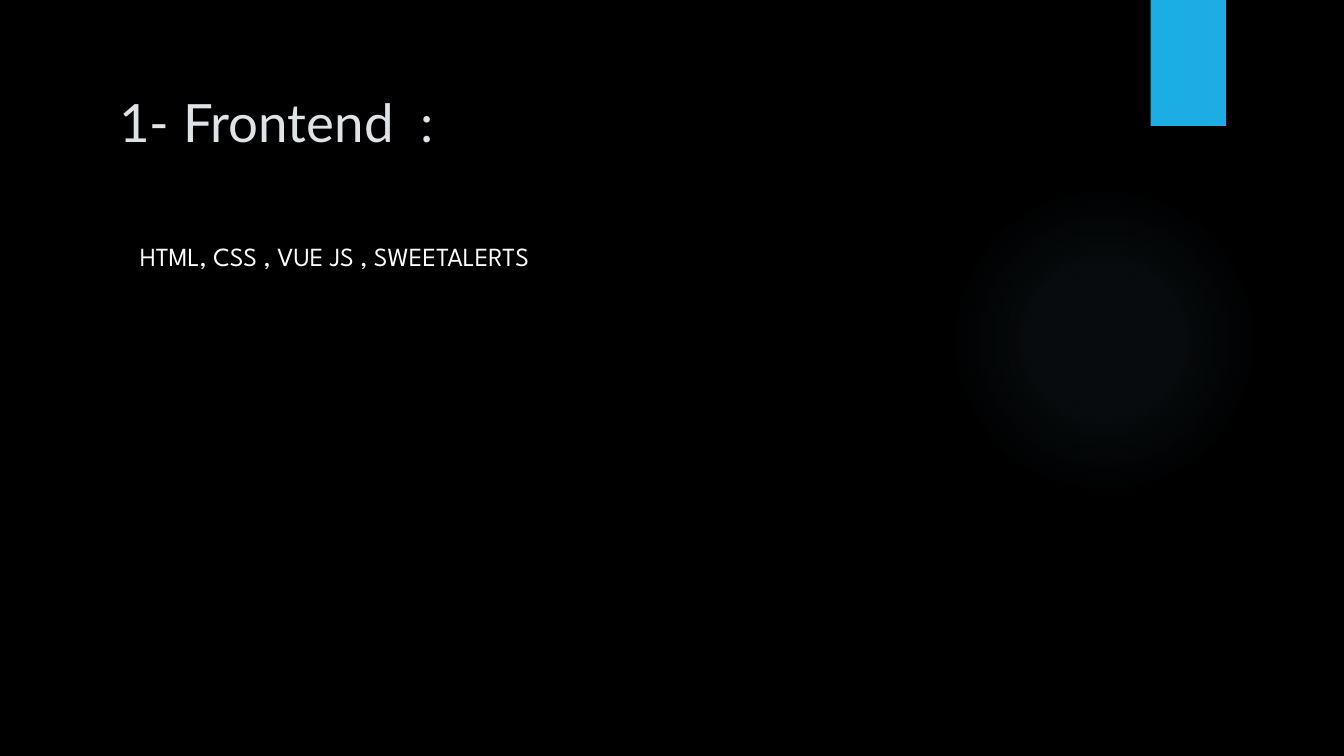
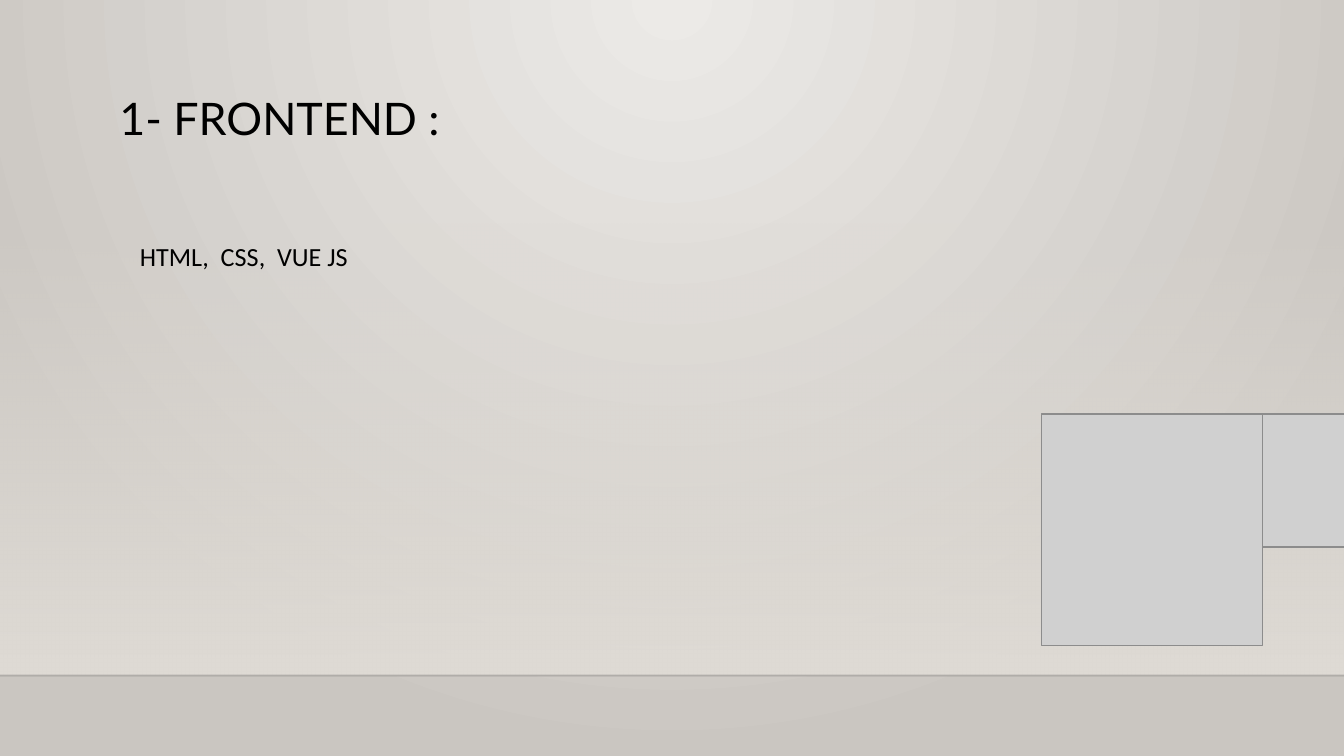
Before and after one commit to ghrabla/kleider1933-website, a slide deck: slide 14 of UML/presentationfilrouge.pptx (slide 15 before the commit). Drawn at 1344x756 pixels with LibreOffice and Linux fonts; fonts in the diff are those of the drawing; grey boxes stand for pictures; background and template pictures are left out. Boxes give left, top, right and bottom in pixels: in the first picture for what was removed or moved away, otherwise in the second. Text is boxed around its words. In the diff, an @@ line names an element or a change of style, - is before the commit and + after.

```diff
--- a/UML/presentationfilrouge.pptx
+++ b/UML/presentationfilrouge.pptx
@@ background picture (left out) to gradient #ECEAE7 to #CAC7C1 @@
@@ rectangle removed at <box>1150,0,1226,126</box> @@
@@ title at <box>119,102,417,136</box>: text changed; size 28.4 to 24 pt; text colour #DFE3E5 to #000000 @@
-1- Frontend :
+1- FRONTEND :
@@ ellipse removed at <box>949,185,1259,496</box> @@
@@ rectangle added at <box>0,223,1344,676</box>, fill gradient #DFDBD5 @@
@@ text at <box>140,249,347,269</box>: text changed; font League Spartan to Calibri; text colour #FFFFFF to #000000 @@
-HTML, CSS , VUE JS , SWEETALERTS
+HTML, CSS, VUE JS
@@ picture added at <box>1042,414,1263,645</box> @@
@@ picture added at <box>1180,414,1344,547</box> @@
@@ line added from (0, 676) to (1344, 676), #000001 1 pt @@
```
Also in this commit, not shown: 7 other slides changed, 8 slides added, 9 slides removed, 5 other files.
